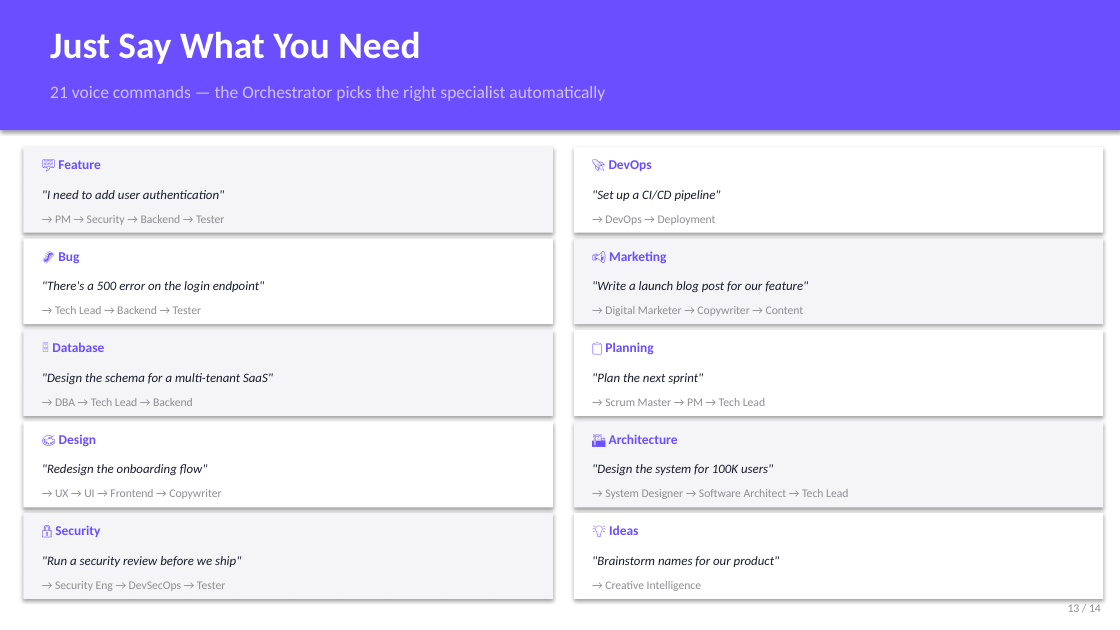
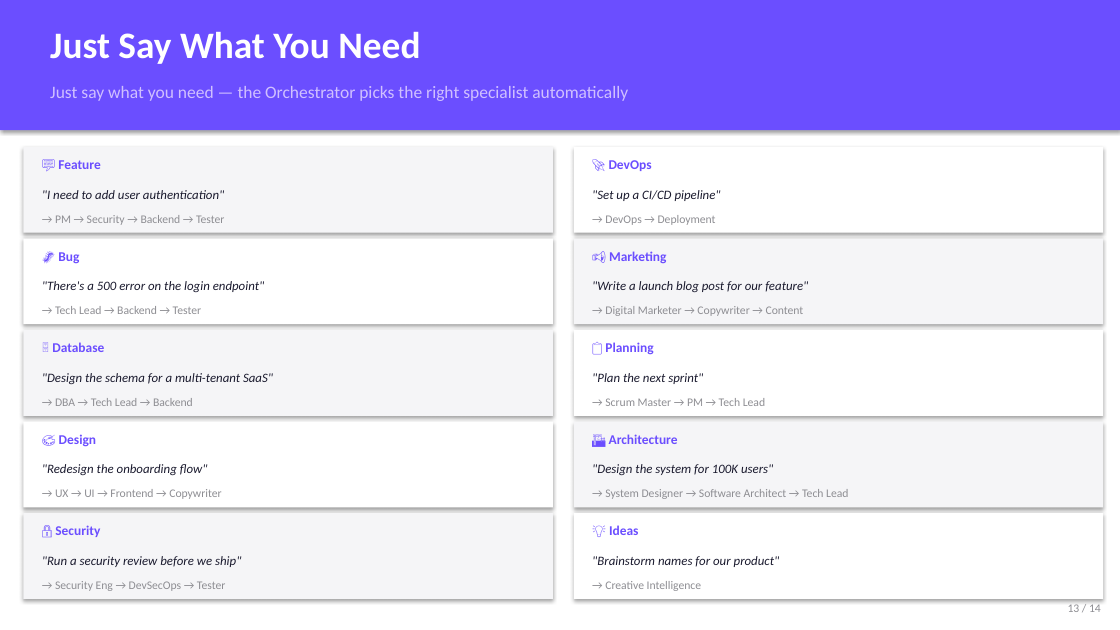
Before and after one commit to rhorba/CTS, a slide deck: slide 13 of claude-team-skills-pitch.pptx. Drawn at 1120x630 pixels with LibreOffice and Linux fonts; fonts in the diff are those of the drawing. Boxes give left, top, right and bottom in pixels: in the first picture for what was removed or moved away, otherwise in the second. Text is boxed around its words. In the diff, an @@ line names an element or a change of style, - is before the commit and + after.

```diff
--- a/claude-team-skills-pitch.pptx
+++ b/claude-team-skills-pitch.pptx
@@ text at box(50, 86, 628, 101): text changed @@
-21 voice commands — the Orchestrator picks the right specialist automatically
+Just say what you need — the Orchestrator picks the right specialist automatically
```
Also in this commit, not shown: 6 other slides changed, 27 other files.
